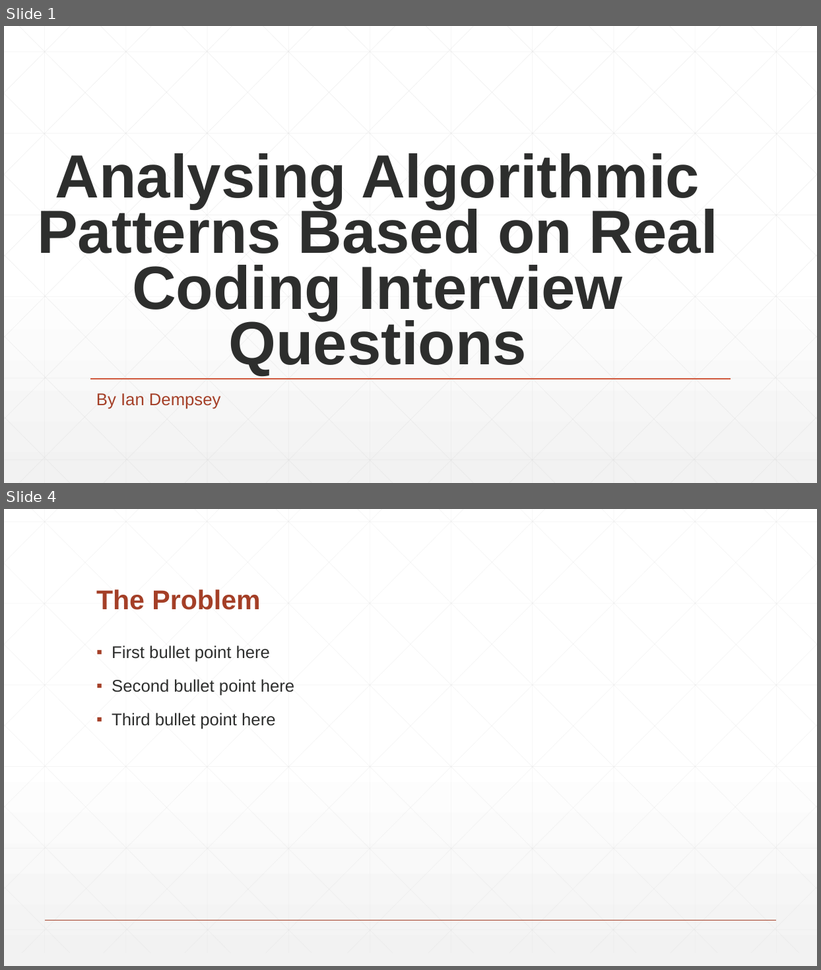
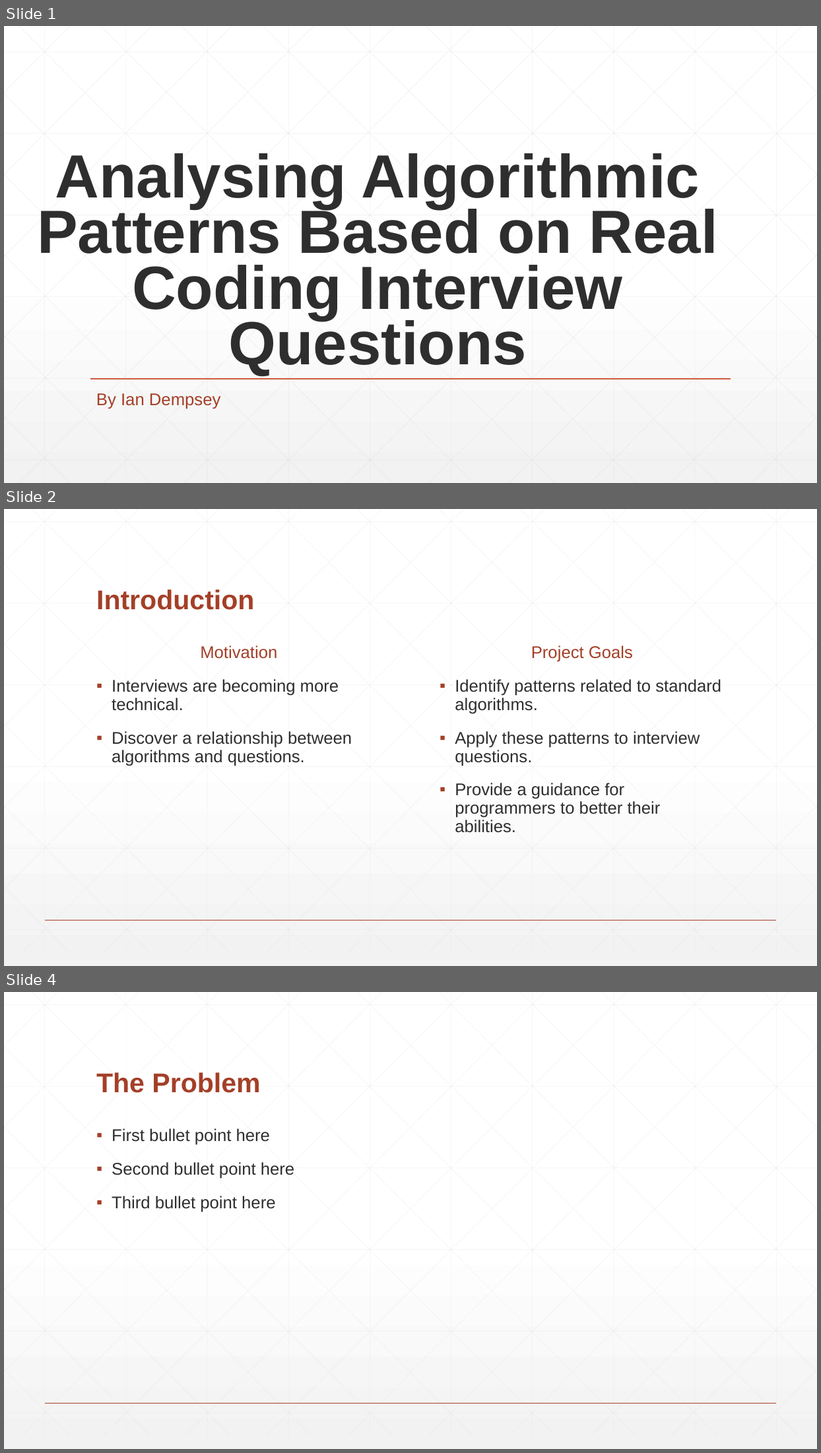
Before and after one commit to Demostroyer/interview-project, a slide deck: presentation/Thesis Presentation.pptx. Shown one above the other, each under a label of ours: slides 1 and 4 before the commit, slides 1, 2 and 4 after it; the slides between them are not shown. The pictures are 821x970 and 821x1453 pixels, drawn with LibreOffice and Linux fonts; fonts in the diff are those of the drawing. Boxes give left, top, right and bottom in pixels: in the first picture for what was removed or moved away, otherwise in the second. Text is boxed around its words. In the diff, an @@ line names an element or a change of style, - is before the commit and + after.

Commit message:
Added intro slides

```diff
--- a/presentation/Thesis Presentation.pptx
+++ b/presentation/Thesis Presentation.pptx
@@ slide 2 added at box(4, 509, 817, 966), background gradient #FFFFFF to #F2F2F2; not listed: 47 template elements that a slide beside it also shows @@
@@ title added at box(96, 590, 254, 610), 32 pt, text #A43F27, bold @@
+Introduction
@@ text added at box(112, 646, 352, 766), 20 pt, text #2D2E2D @@
+Motivation
+▪ Interviews are becoming more technical.
+▪ Discover a relationship between algorithms and questions.
@@ text added at box(455, 646, 721, 833), 20 pt, text #2D2E2D @@
+Project Goals
+▪ Identify patterns related to standard algorithms.
+▪ Apply these patterns to interview questions.
+▪ Provide a guidance for programmers to better their abilities.
```
Also in this commit, not shown: 1 slide changed, 1 slide removed.
